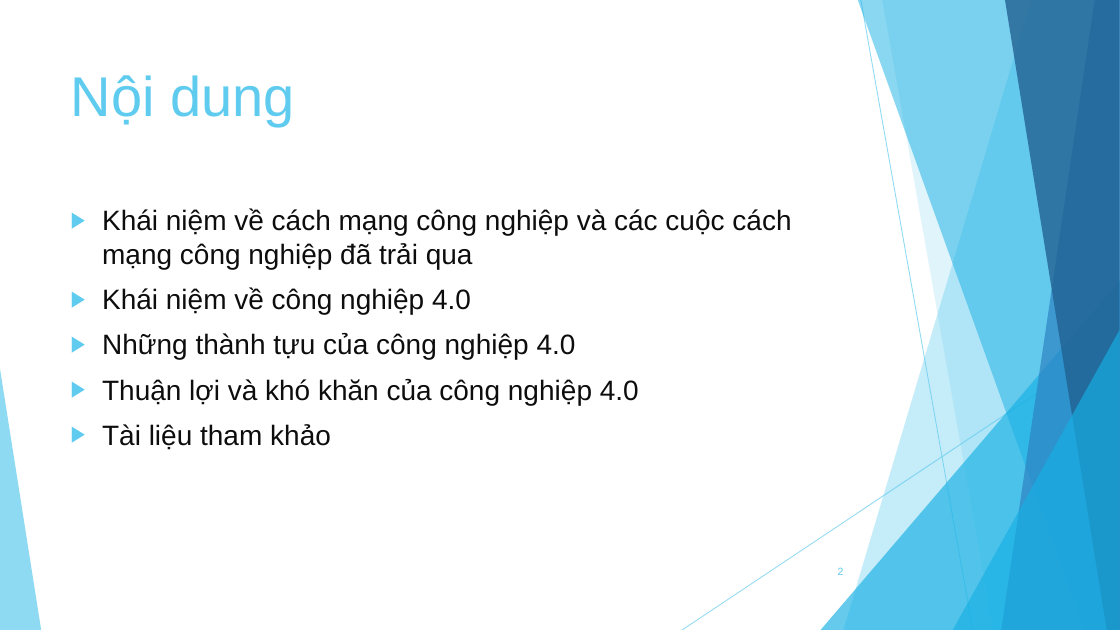
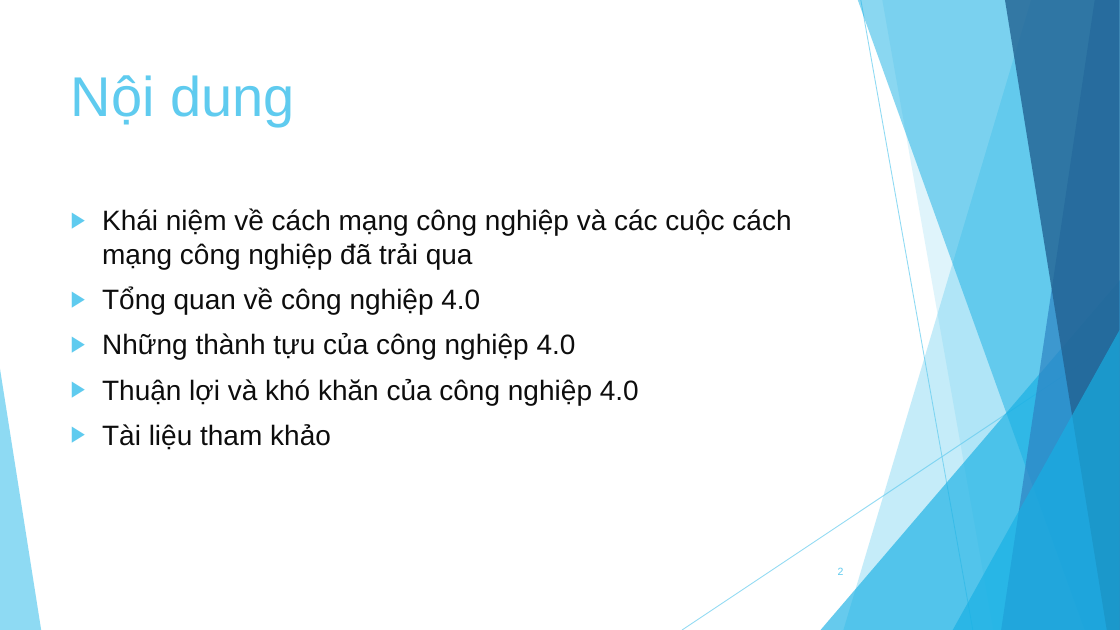
Before and after one commit to knst18ck2/KNST, a slide deck: slide 2 of Báo cáo.pptx. Drawn at 1120x630 pixels with LibreOffice and Linux fonts; fonts in the diff are those of the drawing. Boxes give left, top, right and bottom in pixels: in the first picture for what was removed or moved away, otherwise in the second. Text is boxed around its words. In the diff, an @@ line names an element or a change of style, - is before the commit and + after.

```diff
--- a/Báo cáo.pptx
+++ b/Báo cáo.pptx
@@ text at bbox=[102, 287, 480, 314]: text changed @@
-▶ Khái niệm về công nghiệp 4.0
+▶ Tổng quan về công nghiệp 4.0
```
Also in this commit, not shown: 2 other slides changed, 1 slide added.
